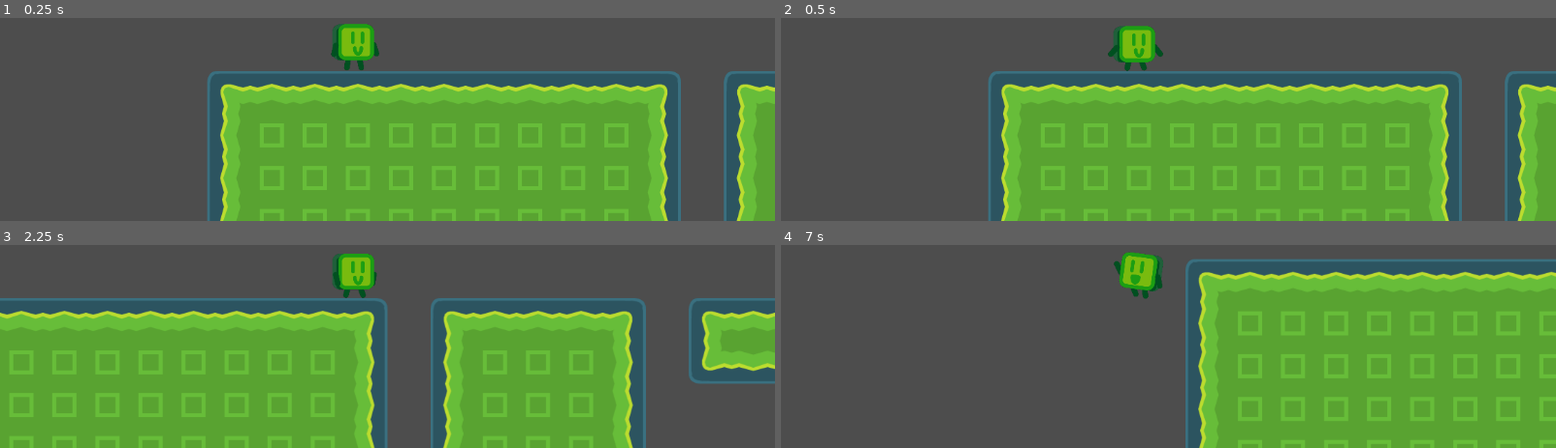
Above: before the commit, frames 1-4 (two rows, left to right).
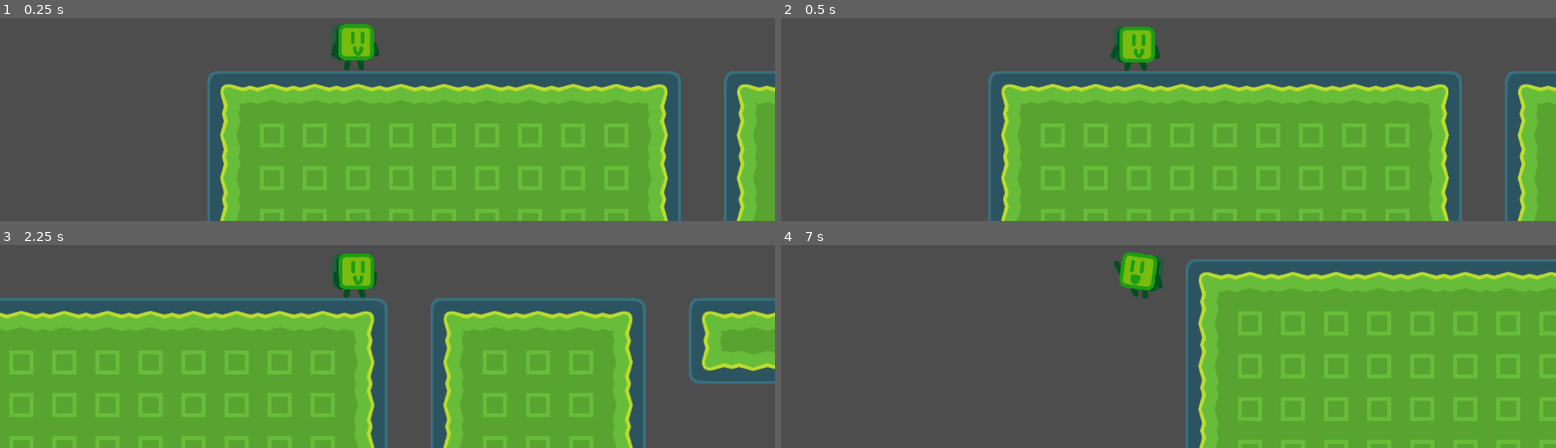
Above: after the commit, the same moments.

Repository: billystein25/ACM-Godot-SIG
Game: Godot game, scene res://scenes/levels/root_level.tscn
The game is run twice, just before and just after one commit, with the same random seed, the same clock (stepped at 60 frames per second) and the same inputs.
Inputs (mouse positions are in pixels of both pictures, inside the frame that each line leads up to):
- Up to frame 1 (0.25 s): no input
- Up to frame 2 (0.5 s): no input
- Up to frame 3 (2.25 s): move the mouse to (outside the picture) at 0.52 s; hold W (PlayerJump) 0.53-1.28 s; hold D (PlayerMoveRight) 0.53-2.03 s; move the mouse to (232, 253) at 1.27 s; tap W (PlayerJump) at 1.35, 1.52, 1.82 s; move the mouse to (outside the picture) at 2.02 s; hold A (PlayerMoveLeft) from 2.03 s (still down); hold W (PlayerJump) from 2.03 s (still down)
- Up to frame 4 (7 s): move the mouse to (1129, 318) at 2.77 s; release A (PlayerMoveLeft) at 2.78 s; release W (PlayerJump) at 2.78 s; hold D (PlayerMoveRight) 2.78-4.28 s; tap W (PlayerJump) at 2.85, 3.02, 3.32, 4.35, 4.52, 4.82, 5.85, 6.02, 6.32 s; move the mouse to (1401, 295) at 3.52 s; hold W (PlayerJump) 3.53-4.28 s; move the mouse to (outside the picture) at 4.27 s; hold A (PlayerMoveLeft) 4.28-5.03 s; move the mouse to (outside the picture) at 5.02 s; hold D (PlayerMoveRight) 5.03-5.78 s; hold W (PlayerJump) 5.03-5.78 s; move the mouse to (outside the picture) at 5.77 s; hold A (PlayerMoveLeft) from 5.78 s (still down); move the mouse to (outside the picture) at 6.52 s; hold W (PlayerJump) from 6.53 s (still down)

Frame 1 is identical in both runs. In frame 2, 0.1% of the frame differs, in the area x 42-50%, y 3-27%; in frame 3, less than 0.1%; in frame 4, less than 0.1%.

Commit message:
comments and documentation

Diff:
--- a/scenes/entities/player/player.gd
+++ b/scenes/entities/player/player.gd
@@ -1,78 +1,185 @@
+# Double comments ## allow the programer to set custom documentation for their own
+# classes, methods, etc. Godot automatically adds these entries to the build in
+# documentation which you can access with the Search Help button at the top
+# right of this docker window. By holding Ctrol/Command and left clicking on any
+# variable/member, function/method, signal, or Class Godot will take you to the
+# respective member's documentation.
+
+## The Player Character Controller. Implements variable jump, coyote time, and
+## horizontal acceleration and deceleration
 class_name Player
+# We extend CharacyerBody2D which gives us build in functions and methods such as
+# collision detection and movement functions.
 extends CharacterBody2D
 
+## The maximum horizontal speed of the [Player].
 @export var max_speed : float = 10.0
+## The jump power of the [Player].
 @export var jump_power : float = 10.0
+## The horizontal acceleration of the [Player].
 @export var acceleration : float = 10.0
+## The horizontal deceleration of the [Player].
+@export var deceleration : float = 10.0
+
+# implemenation of variable jump
+## The gravity exerted on the [Player] when they are holding the jump button and
+## moving upwards. Should be lower than [member neutral_upward_gravity].
 @export var active_upward_gravity : float = 10.0
+## The gravity exerted on the [Player] when they are not holding the jump button and
+## moving upwards. Should be higher than [member active_upward_gravity].
 @export var neutral_upward_gravity : float = 10.0
+## The gravity exerted on the [Player] when they are falling.
 @export var downward_gravity : float = 10.0
 
+## The [Player]'s sprite.
 @onready var skin: Sprite2D = $PlayerSprite
+## The animation player node for the [Player].
 @onready var animation_player: AnimationPlayer = $AnimationPlayer
+## The timer node used to implement coyote time. The [Player] will stil be able to jump
+## [member coyote_timer.wait_time] seconds after leaving the ground.
 @onready var coyote_timer: Timer = $CoyoteTimer
 
+## Used so that in [method Player._handle_jump] [member coyote_timer] is only started once.
 var just_left_floor := true
+## The condition that allows the player to jump. Is set to [code]false[/code] after
+## [member coyote_timer.wait_time] seconds have passed. Is set to [code]true[/code]
+## when touching the ground.
 var can_jump := false
 
+# Called when the node enters the scene tree for the first time.
 func _ready() -> void:
+	# coyote_timer is of type Timer. Meaning it has built in variables functions and signals.
+	# We use the timeout signal which is emited when the timer has reached its wait_time.
+	# We connect that signal to our function that we call _on_coyote_timer_timeout.
+	# Select the Timer from the Scene tree on the left and check its attributes on the right.
+	# At the top navigate to 'Node' and check the built in signals of this Node.
 	coyote_timer.timeout.connect(_on_coyote_timer_timeout)
 
+# Called every frame. 'delta' is the elapsed time since the previous frame.
+# Note that the game will pause until this frame is drawn, so we should be really
+# careful for infinite loops and expensive functions.
+# It is called every frame that is rendered. By default Godot has no frame cap and
+# VSync On, so this will be called at your monitor's refresh rate.
+# You can change this behavior in the Project Settings/Display/Window/V-Sync Mode
+# and Project Settings/Application/Run/max_fps
+# Generally we want to keep everything visual (like sprites changing, camera movement etc)
+# in _process, while everything physics (like movement and collision) stay in _physics_process.
+func _process(_delta: float) -> void:
+
+	# We simply call the _handle_sprite function
+	_handle_skin()
+
+
+# Called every physics frame. 'delta' is the elapsed time since the previous frame.
+# Unlike _process, this is called every physics frame which by default is set to 60 FPS.
+# You can set this in Project Settings/Physics/Common/physics_ticks_per_second.
+# Godot will attempt to keep a stable physics process to make physics operations more
+# consistent. If your process time (delta) ends up being higher than your desired
+# physics process time then you need to optimize your code.
 func _physics_process(delta: float) -> void:
 
+	# We simply call the _handle_jump function which takes one argument 'delta'.
 	_handle_jump(delta)
 	_handle_movement(delta)
 
-	_handle_sprite()
-
+	# Call this function every physics frame to apply velocity. Uses the velocity
+	# member/variable which is built in the CharacterBody2D Class.
+	# If we don't want to slide or we want to detect what we collided with we instead
+	# use move_and_collide. Note that move_and_slide automatically applies delta,
+	# where move_and_collide doesn't. So for proper frame independant movement we
+	# would have to multiply velocity with delta when using move_and_collide
 	move_and_slide()
 
-
+## Handles the [Player]'s jump logic. Implements coyote time and variable jump height.
 func _handle_jump(delta) -> void:
 
+	# We check if the action PlayerJump is just pressed. Since _handle_jump is called
+	# in _physics_process it is called every frame, and thus this block happens every frame.
+	# Where Input.is_action_pressed checks if an action is pressed every frame, with
+	# Input.is_action_just_pressed we only check for it on the first frame that it was pressed.
+	# If can_jump is true then the playe ris allowed to jump. This is the same as writing:
+	# if Input.is_action_just_pressed("PlayerJump") == true and can_jump == true:
 	if Input.is_action_just_pressed("PlayerJump") and can_jump:
 		velocity.y = -jump_power
 
+	# One of the default functions/methods of CharacterBody2D.
+	# Ctrl/Command + Left Click on this function for more info.
 	if not is_on_floor():
 
+		# We implement just_left_floor so that we start the coyote_timer only once.
+		# We are essentially building our own is_action_just_pressed action, but
+		# instead of listening for an action, we check if we've left the floor.
 		if just_left_floor:
+			# Set just_left_floor to false.
 			just_left_floor = false
+			# Start the coyote timer. Why don't we need to reset the timer first?
+			# Use Ctrl/Command + Left Click to check the description of the
+			# start method.
 			coyote_timer.start()
 
+		# If the player is moving upwards.
+		# Remember that 'up' in 2D is negative y.
 		if velocity.y <= 0.0:
+			# Implementation of variable jump. The more you hold the Jump button,
+			# the higher the player will reach.
+			# We chech if the Jump button is being pressed and if it is apply
+			# a weaker gravity.
 			if Input.is_action_pressed("PlayerJump"):
 				velocity.y += active_upward_gravity * delta
 			else:
 				velocity.y += neutral_upward_gravity * delta
+		# If the player is falling apply a constant downward gravity.
 		else:
 			velocity.y += downward_gravity * delta
+
+	# If the player is on the ground allow them to jump, reset just_left_floor
+	# and stop the coyote timer.
 	else:
 		can_jump = true
 		just_left_floor = true
 		coyote_timer.stop()
 
+## Handles the [Player]'s horizontal movement. Implements acceleration
+func _handle_movement(delta: float) -> void:
 
-func _handle_movement(delta: float) -> void:
+	# Set a variable as the input direction using the Input.get_axis function.
 	var dir : float = Input.get_axis("PlayerMoveLeft", "PlayerMoveRight")
-	var target_vel_x : float = move_toward(velocity.x, max_speed * dir, acceleration * delta)
+	var target_vel_x : float
+	# If there is an input direction use the normal acceleration.
+	if dir != 0.0:
+		target_vel_x = move_toward(velocity.x, max_speed * dir, acceleration * delta)
+	# Else decelerate to 0.0 at a slower rate.
+	else:
+		target_vel_x = move_toward(velocity.x, 0.0, deceleration * delta)
 
+	# Set the built in velocity variable/member to target_vel_x.
 	velocity.x = target_vel_x
 
 
-func _handle_sprite() -> void:
+## Handles the [member skin] animations.
+func _handle_skin() -> void:
+	# The sprite is built to face right.
+	# So if we're moving to the right don't flip the sprite.
 	if velocity.x > 0.0:
 		skin.flip_h = false
+	# If we're moving to the left flip the sprite.
+	# Why didn't we use else?
 	elif velocity.x < 0.0:
 		skin.flip_h = true
 
 	if is_on_floor():
+		# If the player is grounded and isn't moving play the idle animation.
 		if velocity.length() == 0.0:
 			animation_player.play("idle")
+		# If the player is grounded and is moving play the running animation.
 		else:
 			animation_player.play("run")
+	# if the player isn't grounded play the jump animation.
 	else:
 		animation_player.play("jump")
 
-
+## Listens to the [signal Timer.timeout] signal emited by the [member coyote_timer].
+## When [member coyote_timer].wait_time has elapsed we disable the [Player]'s
+## ability to jump by setting [member can_jump] to [code]false[/code].
 func _on_coyote_timer_timeout() -> void:
 	can_jump = false
--- a/scenes/entities/player/player.tscn
+++ b/scenes/entities/player/player.tscn
@@ -7,10 +7,8 @@
 radius = 30.0
 height = 66.0
 
-[sub_resource type="Animation" id="Animation_635qg"]
-resource_name = "run"
-loop_mode = 1
-step = 0.041666668
+[sub_resource type="Animation" id="Animation_bjvvg"]
+length = 0.001
 tracks/0/type = "value"
 tracks/0/imported = false
 tracks/0/enabled = true
@@ -18,26 +16,10 @@
 tracks/0/interp = 1
 tracks/0/loop_wrap = true
 tracks/0/keys = {
-"times": PackedFloat32Array(0, 0.041666668, 0.083333336, 0.125, 0.16666667, 0.20833334, 0.25, 0.2916667, 0.33333334, 0.375, 0.4166667, 0.45833334, 0.5, 0.5416667, 0.5833334, 0.625, 0.6666667, 0.7083334, 0.75, 0.7916667, 0.8333334, 0.875, 0.9166667, 0.9583334),
-"transitions": PackedFloat32Array(1, 1, 1, 1, 1, 1, 1, 1, 1, 1, 1, 1, 1, 1, 1, 1, 1, 1, 1, 1, 1, 1, 1, 1),
+"times": PackedFloat32Array(0),
+"transitions": PackedFloat32Array(1),
 "update": 1,
-"values": [16, 17, 18, 19, 20, 21, 22, 23, 24, 25, 26, 27, 28, 29, 30, 31, 32, 33, 34, 35, 36, 37, 38, 39]
-}
-
-[sub_resource type="Animation" id="Animation_58kc7"]
-resource_name = "jump"
-step = 0.041666668
-tracks/0/type = "value"
-tracks/0/imported = false
-tracks/0/enabled = true
-tracks/0/path = NodePath("PlayerSprite:frame")
-tracks/0/interp = 1
-tracks/0/loop_wrap = true
-tracks/0/keys = {
-"times": PackedFloat32Array(0, 0.041666668, 0.083333336, 0.125, 0.16666667, 0.20833334, 0.25, 0.2916667, 0.33333334, 0.375, 0.4166667, 0.45833334, 0.5, 0.5416667, 0.5833334, 0.625, 0.6666667, 0.7083334, 0.75, 0.7916667, 0.8333334, 0.875, 0.9166667, 0.9583334),
-"transitions": PackedFloat32Array(1, 1, 1, 1, 1, 1, 1, 1, 1, 1, 1, 1, 1, 1, 1, 1, 1, 1, 1, 1, 1, 1, 1, 1),
-"update": 1,
-"values": [43, 44, 45, 46, 47, 48, 49, 50, 51, 52, 53, 54, 55, 56, 57, 58, 59, 60, 61, 62, 63, 64, 65, 66]
+"values": [0]
 }
 
 [sub_resource type="Animation" id="Animation_nh4ur"]
@@ -58,8 +40,9 @@
 "values": [1, 2, 3, 4, 5, 6, 7, 8, 9, 10, 11, 12, 13, 14, 15]
 }
 
-[sub_resource type="Animation" id="Animation_bjvvg"]
-length = 0.001
+[sub_resource type="Animation" id="Animation_58kc7"]
+resource_name = "jump"
+step = 0.041666668
 tracks/0/type = "value"
 tracks/0/imported = false
 tracks/0/enabled = true
@@ -67,10 +50,27 @@
 tracks/0/interp = 1
 tracks/0/loop_wrap = true
 tracks/0/keys = {
-"times": PackedFloat32Array(0),
-"transitions": PackedFloat32Array(1),
+"times": PackedFloat32Array(0, 0.041666668, 0.083333336, 0.125, 0.16666667, 0.20833334, 0.25, 0.2916667, 0.33333334, 0.375, 0.4166667, 0.45833334, 0.5, 0.5416667, 0.5833334, 0.625, 0.6666667, 0.7083334, 0.75, 0.7916667, 0.8333334, 0.875, 0.9166667, 0.9583334),
+"transitions": PackedFloat32Array(1, 1, 1, 1, 1, 1, 1, 1, 1, 1, 1, 1, 1, 1, 1, 1, 1, 1, 1, 1, 1, 1, 1, 1),
 "update": 1,
-"values": [0]
+"values": [43, 44, 45, 46, 47, 48, 49, 50, 51, 52, 53, 54, 55, 56, 57, 58, 59, 60, 61, 62, 63, 64, 65, 66]
+}
+
+[sub_resource type="Animation" id="Animation_635qg"]
+resource_name = "run"
+loop_mode = 1
+step = 0.041666668
+tracks/0/type = "value"
+tracks/0/imported = false
+tracks/0/enabled = true
+tracks/0/path = NodePath("PlayerSprite:frame")
+tracks/0/interp = 1
+tracks/0/loop_wrap = true
+tracks/0/keys = {
+"times": PackedFloat32Array(0, 0.041666668, 0.083333336, 0.125, 0.16666667, 0.20833334, 0.25, 0.2916667, 0.33333334, 0.375, 0.4166667, 0.45833334, 0.5, 0.5416667, 0.5833334, 0.625, 0.6666667, 0.7083334, 0.75, 0.7916667, 0.8333334, 0.875, 0.9166667, 0.9583334),
+"transitions": PackedFloat32Array(1, 1, 1, 1, 1, 1, 1, 1, 1, 1, 1, 1, 1, 1, 1, 1, 1, 1, 1, 1, 1, 1, 1, 1),
+"update": 1,
+"values": [16, 17, 18, 19, 20, 21, 22, 23, 24, 25, 26, 27, 28, 29, 30, 31, 32, 33, 34, 35, 36, 37, 38, 39]
 }
 
 [sub_resource type="AnimationLibrary" id="AnimationLibrary_8akj5"]
@@ -87,6 +87,7 @@
 max_speed = 300.0
 jump_power = 500.0
 acceleration = 750.0
+deceleration = 600.0
 active_upward_gravity = 980.0
 neutral_upward_gravity = 2000.0
 downward_gravity = 2500.0
--- a/moving_sprite/node_2d.tscn
+++ b/scenes/moving_sprite/node_2d.tscn
@@ -1,7 +1,7 @@
 [gd_scene load_steps=3 format=3 uid="uid://cxv04dgowxn6g"]
 
 [ext_resource type="Texture2D" uid="uid://bcml4cq36rtfb" path="res://icon.svg" id="1_wtcfe"]
-[ext_resource type="Script" uid="uid://m1xmacan7i7w" path="res://moving_sprite/icon.gd" id="2_0e48y"]
+[ext_resource type="Script" uid="uid://m1xmacan7i7w" path="res://scenes/moving_sprite/icon.gd" id="2_0e48y"]
 
 [node name="Node2D" type="Node2D"]
 
Renamed: moving_sprite/icon.gd -> scenes/moving_sprite/icon.gd
Renamed: moving_sprite/icon.gd.uid -> scenes/moving_sprite/icon.gd.uid
